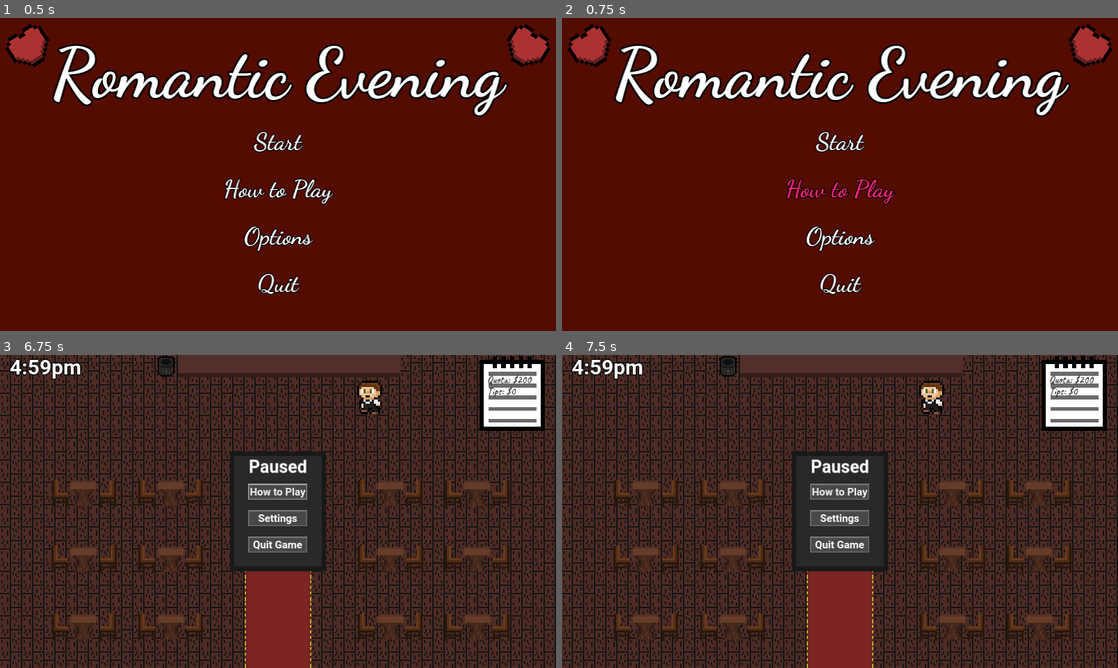
Above: before the commit, frames 1-4 (two rows, left to right).
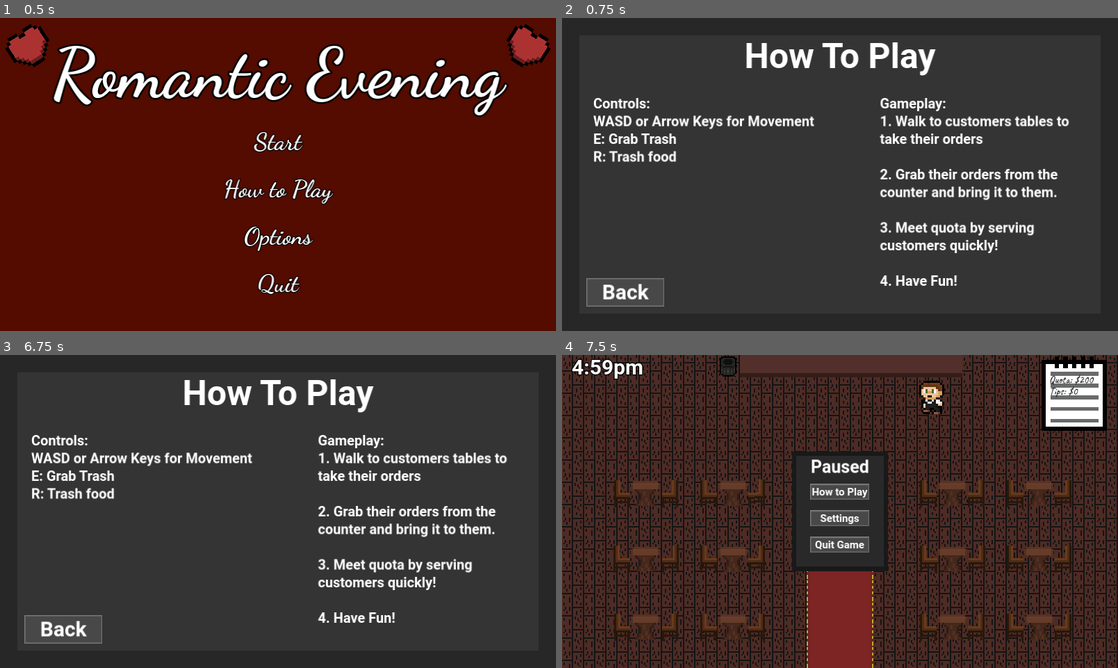
Above: after the commit, the same moments.

Repository: samw-26/Romantic-Evening
Game: Godot game, scene res://Assets/Scenes/title_screen.tscn
Two runs of this game, one before a commit and one after it. Both use one fixed random seed, a clock stepped at 60 frames per second and the inputs below.
Inputs (mouse positions are in pixels of both pictures, inside the frame that each line leads up to):
- Up to frame 1 (0.5 s): no input
- Up to frame 2 (0.75 s): click "How to Play" at 0.5 s
- Up to frame 3 (6.75 s): click (61, 630) at 1.25 s, where only the run after the commit has a clickable "Back"; click "Start" at 2 s; tap Enter at 2.75 s; hold D (right) 2.78-3.53 s; hold E (take) 2.78-3.53 s; hold S (down) 3.53-4.28 s; tap E (take) at 3.6, 5.1 s; hold D (right) 4.28-5.03 s; hold E (take) 4.28-5.03 s; hold W (up) 5.03-5.78 s; hold A (left) 5.78-6.5 s; hold E (take) 5.78-6.5 s; tap Escape (pause) at 6.4 s; click "How to Play" at 6.5 s
- Up to frame 4 (7.5 s): click (623, 630) at 7.25 s, where only the run after the commit has a clickable "Back"

Frame 1 is identical in both runs. In frame 2, 100% of the frame differs, in the area x 0-100%, y 0-100%; in frame 3, 90%; in frame 4, less than 0.1%.

Commit message:
Added tutorial menu

Diff:
--- a/Assets/Scenes/Pause.gd
+++ b/Assets/Scenes/Pause.gd
@@ -11,6 +11,7 @@
 		show()
 	elif event.is_action_pressed("pause") and !Global.in_menu and get_tree().paused:
 		hide()
+		%Tutorial.hide()
 		get_tree().paused = false
 
 func _on_settings_pressed() -> void:
@@ -23,3 +24,7 @@
 func _on_back_pressed() -> void:
 	%SettingsMenu.hide()
 	%PauseMenu.show()
+
+func _on_tutorial_pressed() -> void:
+	%Pause.hide()
+	%Tutorial.show()
--- a/Assets/Scenes/global.gd
+++ b/Assets/Scenes/global.gd
@@ -37,6 +37,9 @@
 
 #Audio
 var volume: float = -20
+
+#Title
+var in_title: bool = true
 
 #Animation control
 func animate(anim: AnimatedSprite2D, direction: Vector2):
--- a/Assets/Scenes/restaurant.gd
+++ b/Assets/Scenes/restaurant.gd
@@ -4,6 +4,7 @@
 
 func _ready() -> void:
 	#Setup
+	Global.in_title = false
 	%Closing.hide()
 	%Quota.text = "Quota: $"+str(Global.quota)
 	Global.chairs = get_tree().get_nodes_in_group("chair")
--- a/Assets/Scenes/restaurant.tscn
+++ b/Assets/Scenes/restaurant.tscn
@@ -16,6 +16,7 @@
 [ext_resource type="Theme" uid="uid://cfnnw8wbr1jch" path="res://Assets/Fonts/menubutton.tres" id="6_qf26s"]
 [ext_resource type="PackedScene" uid="uid://b8jx1mlesv60x" path="res://Assets/Scenes/volume_changer.tscn" id="8_sb77x"]
 [ext_resource type="PackedScene" uid="uid://voiqnn8bhniv" path="res://Assets/Scenes/chair.tscn" id="8_xtd84"]
+[ext_resource type="PackedScene" uid="uid://bo35d17fybqhx" path="res://Assets/Scenes/tutorial.tscn" id="9_yngq2"]
 [ext_resource type="Texture2D" uid="uid://csibl51krhjh2" path="res://Assets/Restaurant/carpet.png" id="11_pklt8"]
 [ext_resource type="PackedScene" uid="uid://dn85x2w8551o8" path="res://Assets/Scenes/plate.tscn" id="11_t3kre"]
 [ext_resource type="PackedScene" uid="uid://cu2vrlxipumk5" path="res://Assets/Scenes/trash_can.tscn" id="12_1dcmu"]
@@ -363,6 +364,7 @@
 text = "Quit"
 
 [node name="Pause" type="Control" parent="UI/CanvasLayer"]
+unique_name_in_owner = true
 process_mode = 3
 visible = false
 texture_filter = 2
@@ -489,6 +491,10 @@
 theme = ExtResource("6_qf26s")
 text = "Back"
 
+[node name="Tutorial" parent="UI/CanvasLayer" instance=ExtResource("9_yngq2")]
+unique_name_in_owner = true
+visible = false
+
 [node name="TileMap" type="TileMap" parent="."]
 scale = Vector2(4, 4)
 tile_set = SubResource("TileSet_njkhi")
@@ -702,6 +708,7 @@
 
 [connection signal="pressed" from="UI/CanvasLayer/Closing/End of Shift Report/PlayAgain" to="." method="_on_play_again_pressed"]
 [connection signal="pressed" from="UI/CanvasLayer/Closing/End of Shift Report/Quit" to="." method="_on_quit_pressed"]
+[connection signal="pressed" from="UI/CanvasLayer/Pause/Fill/Menu/PauseMenu/Tutorial" to="UI/CanvasLayer/Pause" method="_on_tutorial_pressed"]
 [connection signal="pressed" from="UI/CanvasLayer/Pause/Fill/Menu/PauseMenu/Settings" to="UI/CanvasLayer/Pause" method="_on_settings_pressed"]
 [connection signal="pressed" from="UI/CanvasLayer/Pause/Fill/Menu/PauseMenu/Quit" to="UI/CanvasLayer/Pause" method="_on_quit_pressed"]
 [connection signal="pressed" from="UI/CanvasLayer/Pause/Fill/SettingsMenu/Back" to="UI/CanvasLayer/Pause" method="_on_back_pressed"]
--- a/Assets/Scenes/title_screen.gd
+++ b/Assets/Scenes/title_screen.gd
@@ -8,7 +8,8 @@
 	get_tree().change_scene_to_file("res://Assets/Scenes/restaurant.tscn")
 
 func _on_tutorial_pressed() -> void:
-	pass # Replace with function body.
+	%MainContainer.hide()
+	%TutorialScreen.show()
 
 func _on_options_pressed() -> void:
 	%MainContainer.hide()
--- a/Assets/Scenes/title_screen.tscn
+++ b/Assets/Scenes/title_screen.tscn
@@ -1,10 +1,11 @@
-[gd_scene load_steps=6 format=3 uid="uid://mije76kp1ljb"]
+[gd_scene load_steps=7 format=3 uid="uid://mije76kp1ljb"]
 
 [ext_resource type="Script" path="res://Assets/Scenes/title_screen.gd" id="1_4f6n6"]
 [ext_resource type="FontFile" uid="uid://cbxlxb8k77sh3" path="res://Assets/Fonts/DancingScript-Bold.ttf" id="1_6vahd"]
 [ext_resource type="Texture2D" uid="uid://27tet1huonr8" path="res://Assets/UI/heart.png" id="2_fcpfs"]
 [ext_resource type="Theme" uid="uid://c8ejyqahojvk0" path="res://Assets/Fonts/buttontheme.tres" id="4_bwiuo"]
 [ext_resource type="PackedScene" uid="uid://b8jx1mlesv60x" path="res://Assets/Scenes/volume_changer.tscn" id="5_ke042"]
+[ext_resource type="PackedScene" uid="uid://bo35d17fybqhx" path="res://Assets/Scenes/tutorial.tscn" id="6_ddgt8"]
 
 [node name="TitleScreen" type="Control"]
 layout_mode = 3
@@ -60,7 +61,6 @@
 
 [node name="MainContainer" type="VBoxContainer" parent="."]
 unique_name_in_owner = true
-visible = false
 layout_mode = 1
 anchors_preset = 8
 anchor_left = 0.5
@@ -109,6 +109,7 @@
 
 [node name="OptionsContainer" type="VBoxContainer" parent="."]
 unique_name_in_owner = true
+visible = false
 layout_mode = 1
 anchors_preset = 8
 anchor_left = 0.5
@@ -146,6 +147,11 @@
 theme = ExtResource("4_bwiuo")
 text = "Back"
 
+[node name="TutorialScreen" parent="." instance=ExtResource("6_ddgt8")]
+unique_name_in_owner = true
+layout_mode = 2
+anchors_preset = 0
+
 [connection signal="pressed" from="MainContainer/Start" to="." method="_on_start_pressed"]
 [connection signal="pressed" from="MainContainer/Tutorial" to="." method="_on_tutorial_pressed"]
 [connection signal="pressed" from="MainContainer/Options" to="." method="_on_options_pressed"]
--- /dev/null
+++ b/Assets/Scenes/tutorial.gd
@@ -0,0 +1,11 @@
+extends ColorRect
+
+func _ready() -> void:
+	hide()
+
+func _on_back_pressed() -> void:
+	hide()
+	if Global.in_title:
+		%MainContainer.show()
+	else:
+		%Pause.show()
--- /dev/null
+++ b/Assets/Scenes/tutorial.tscn
@@ -0,0 +1,94 @@
+[gd_scene load_steps=4 format=3 uid="uid://bo35d17fybqhx"]
+
+[ext_resource type="Theme" uid="uid://bv2rqnamjcwrb" path="res://Assets/Fonts/default.tres" id="1_lm21c"]
+[ext_resource type="Script" path="res://Assets/Scenes/tutorial.gd" id="1_y71qr"]
+[ext_resource type="Theme" uid="uid://cfnnw8wbr1jch" path="res://Assets/Fonts/menubutton.tres" id="3_n2wha"]
+
+[node name="Tutorial" type="ColorRect"]
+texture_filter = 2
+anchors_preset = 15
+anchor_right = 1.0
+anchor_bottom = 1.0
+grow_horizontal = 2
+grow_vertical = 2
+color = Color(0.152941, 0.152941, 0.152941, 1)
+script = ExtResource("1_y71qr")
+
+[node name="WorkArea" type="ColorRect" parent="."]
+layout_mode = 1
+anchors_preset = -1
+anchor_left = 0.03125
+anchor_top = 0.0555556
+anchor_right = 0.96875
+anchor_bottom = 0.944444
+grow_horizontal = 2
+grow_vertical = 2
+color = Color(0.203922, 0.203922, 0.203922, 1)
+metadata/_edit_use_anchors_ = true
+
+[node name="Title" type="Label" parent="WorkArea"]
+layout_mode = 1
+anchors_preset = 10
+anchor_right = 1.0
+offset_bottom = 23.0
+grow_horizontal = 2
+theme = ExtResource("1_lm21c")
+theme_override_font_sizes/font_size = 100
+text = "How To Play"
+horizontal_alignment = 1
+
+[node name="Controls" type="Label" parent="WorkArea"]
+layout_mode = 1
+anchors_preset = -1
+anchor_left = 0.0266667
+anchor_top = 0.215
+anchor_right = 0.555333
+anchor_bottom = 0.52625
+grow_vertical = 2
+theme = ExtResource("1_lm21c")
+theme_override_font_sizes/font_size = 40
+text = "Controls:
+WASD or Arrow Keys for Movement
+E: Grab Trash
+R: Trash food"
+metadata/_edit_use_anchors_ = true
+
+[node name="Gameplay" type="Label" parent="WorkArea"]
+layout_mode = 1
+anchors_preset = -1
+anchor_left = 0.576667
+anchor_top = 0.215
+anchor_right = 0.965333
+anchor_bottom = 0.905
+offset_bottom = 3.05176e-05
+grow_horizontal = 0
+theme = ExtResource("1_lm21c")
+theme_override_font_sizes/font_size = 40
+text = "Gameplay:
+1. Walk to customers tables to take their orders
+
+2. Grab their orders from the counter and bring it to them.
+
+3. Meet quota by serving customers quickly!
+
+4. Have Fun!"
+autowrap_mode = 2
+metadata/_edit_use_anchors_ = true
+
+[node name="Back" type="Button" parent="WorkArea"]
+layout_mode = 1
+anchors_preset = -1
+anchor_top = 0.89875
+anchor_right = 0.15
+anchor_bottom = 1.0
+offset_left = 20.0
+offset_top = 20.0
+offset_right = 20.0
+offset_bottom = -20.0
+grow_horizontal = 2
+grow_vertical = 0
+theme = ExtResource("3_n2wha")
+theme_override_font_sizes/font_size = 60
+text = "Back"
+
+[connection signal="pressed" from="WorkArea/Back" to="." method="_on_back_pressed"]
Not shown: 1 places in Assets/Scenes/restaurant.tscn that only renumber resources
